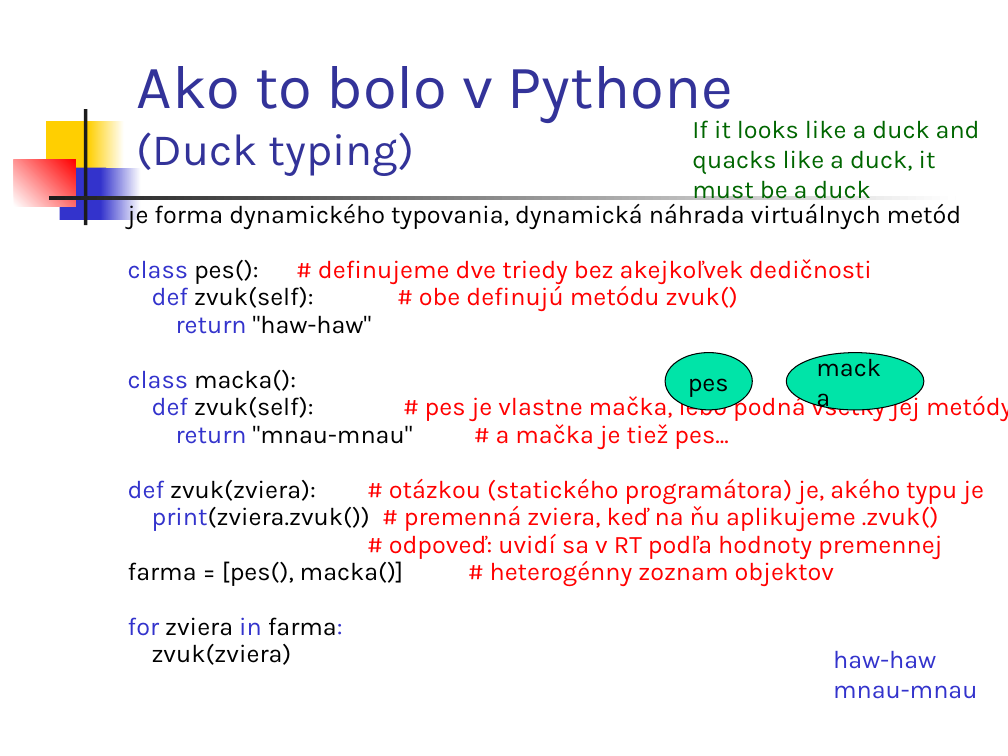
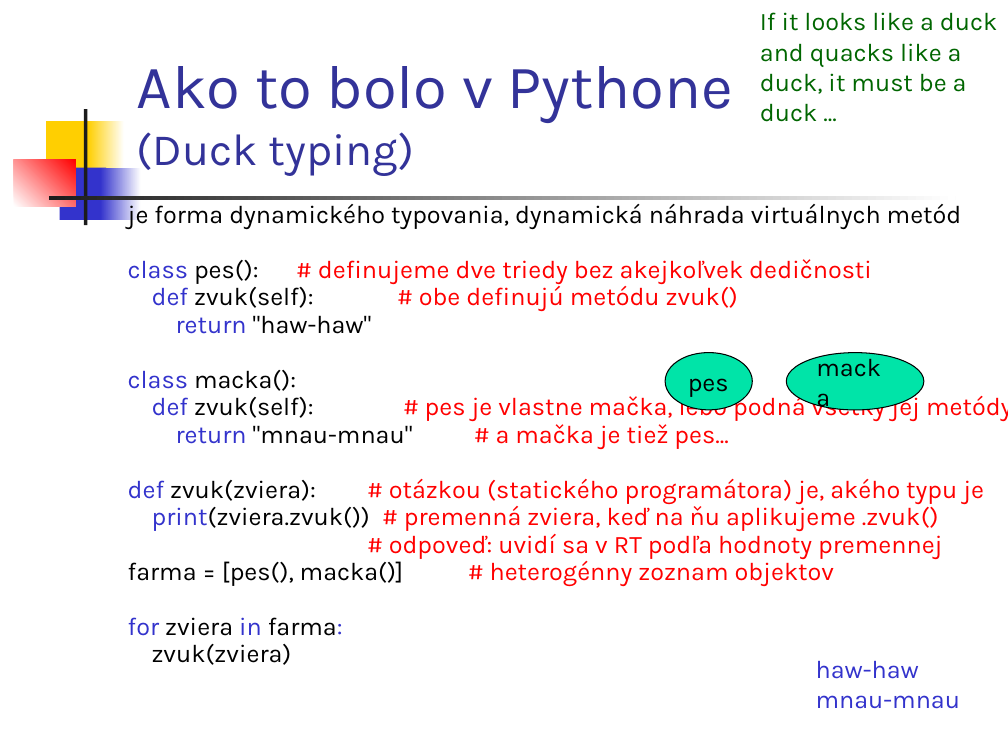
Before and after one commit to Programovanie4/Prednasky, a slide deck: slide 23 of 03/03_java.ppt (slide 20 before the commit). Drawn at 1008x756 pixels with LibreOffice and Linux fonts; fonts in the diff are those of the drawing. Boxes give left, top, right and bottom in pixels: in the first picture for what was removed or moved away, otherwise in the second. Text is boxed around its words. In the diff, an @@ line names an element or a change of style, - is before the commit and + after.

```diff
--- a/03/03_java.ppt
+++ b/03/03_java.ppt
@@ text at box(760, 12, 997, 122): text changed @@
-If it looks like a duck and quacks like a duck, it must be a duck
+If it looks like a duck and quacks like a duck, it must be a duck ...
@@ text "haw-haw": place and size @@
-text "haw-haw" at box(833, 651, 977, 699)
+text "haw-haw" at box(816, 661, 960, 709)
```
Also in this commit, not shown: 8 other slides changed, 6 slides added, 1 other file.
